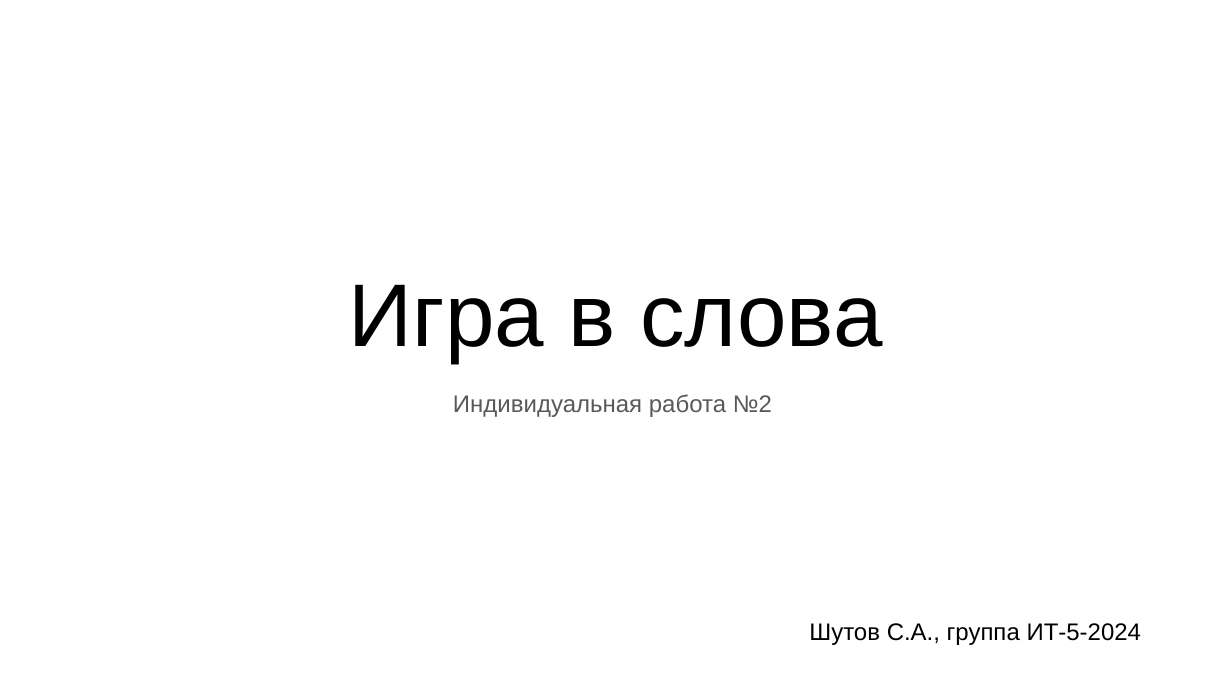
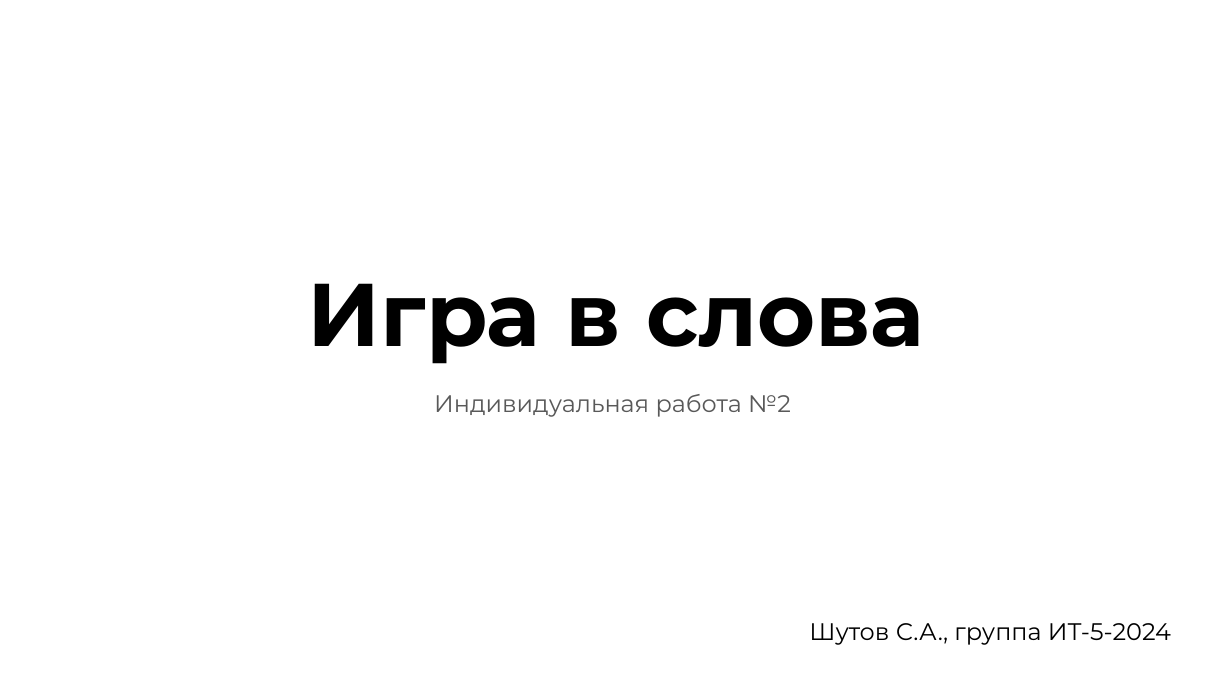
Before and after one commit to SaveliyShutov/IKM_ShutovSaveliy, a slide deck: slide 1 of Игра в слова.pptx. Drawn at 1232x693 pixels with LibreOffice and Linux fonts; fonts in the diff are those of the drawing. Boxes give left, top, right and bottom in pixels: in the first picture for what was removed or moved away, otherwise in the second. Text is boxed around its words. In the diff, an @@ line names an element or a change of style, - is before the commit and + after.

```diff
--- a/Игра в слова.pptx
+++ b/Игра в слова.pptx
@@ title "Игра в слова" at (307,283,924,364): font Arial to Montserrat, bold on @@
@@ subtitle "Индивидуальная работа №2" at (434,394,791,417): font Arial to Montserrat @@
@@ text "Шутов С.А., группа ИТ-5-2024" at (809,623,1171,645): font Arial to Montserrat @@
```
Also in this commit, not shown: 2 other slides changed, 5 slides added, 5 slides removed.
